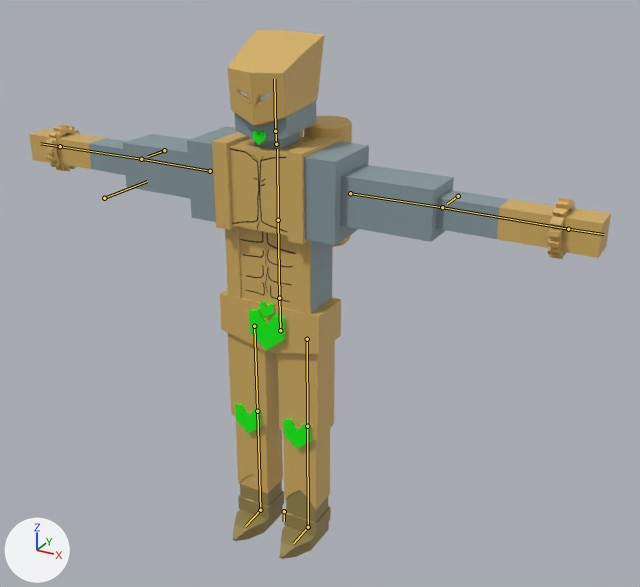
Renders of the Blender file Models/DIO/The World.blend from each side of a commit.
Both versions are drawn from a 50 mm camera at (1.57, -2.54, 2.34) aimed at (0.14, 0.04, 1.04). The axes (+X, +Y, +Z) are drawn at lower left. The lights are the same throughout. The bones that bend it are drawn over the model as lines.

In view in the first picture: 'The World'.
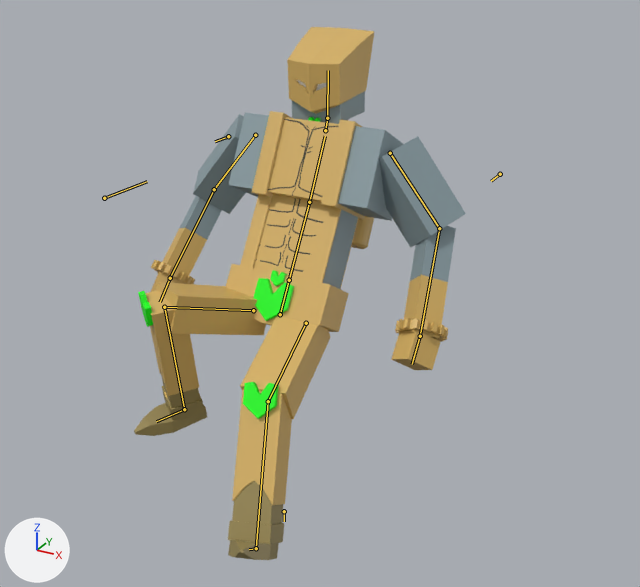
The newer file adds an action. The first version stands in its rest pose; the second is drawn at frame 1 of the action 'Move_B'.

Diff of the bpy script that builds the scene:
```diff
--- a/Models/DIO/The World.blend.py
+++ b/Models/DIO/The World.blend.py
@@ bone_hand_ik_r @@
 bone_hand_ik_r = bpy.data.objects['root'].pose.bones['hand_IK.R']  # child of 'root'
-bone_hand_ik_r.location = (0.0, 0.0, 0.0)
-bone_hand_ik_r.rotation_quaternion = (1.0, 0.0, 0.0, 0.0)  # degrees (0, 0, 0)
+bone_hand_ik_r.location = (0.044, -0.471, -0.488)
+bone_hand_ik_r.rotation_quaternion = (0.714, -0.535, 0.028, 0.45)  # degrees (-60, 31, 46)
@@ bone_foot_ik_l @@
 bone_foot_ik_l = bpy.data.objects['root'].pose.bones['foot_IK.L']  # child of 'root'
-bone_foot_ik_l.location = (0.0, 0.0, 0.0)
-bone_foot_ik_l.rotation_quaternion = (1.0, 0.0, 0.0, 0.0)  # degrees (0, 0, 0)
+bone_foot_ik_l.location = (-0.143, 0.597, 0.383)
+bone_foot_ik_l.rotation_quaternion = (0.932, 0.318, 0.056, 0.163)  # degrees (38, 0, 20)
@@ bone_knee_ik_l @@
 bone_knee_ik_l = bpy.data.objects['root'].pose.bones['knee_IK.L']  # child of 'root'
-bone_knee_ik_l.location = (0.0, 0.0, 0.0)
+bone_knee_ik_l.location = (-0.179, 0.803, 0.287)
@@ bone_foot_ik_r @@
 bone_foot_ik_r = bpy.data.objects['root'].pose.bones['foot_IK.R']  # child of 'root'
-bone_foot_ik_r.location = (0.0, 0.0, 0.0)
-bone_foot_ik_r.rotation_quaternion = (1.0, 0.0, 0.0, 0.0)  # degrees (0, 0, 0)
+bone_foot_ik_r.location = (0.182, 0.228, 0.556)
+bone_foot_ik_r.rotation_quaternion = (0.969, -0.062, 0.015, -0.24)  # degrees (-7, 0, -28)
@@ bone_knee_ik_r @@
 bone_knee_ik_r = bpy.data.objects['root'].pose.bones['knee_IK.R']  # child of 'root'
-bone_knee_ik_r.location = (0.0, 0.0, 0.0)
+bone_knee_ik_r.location = (0.653, 0.662, 0.39)
@@ bone_arm_ik_l @@
 bone_arm_ik_l = bpy.data.objects['root'].pose.bones['arm_IK.L']  # child of 'root'
-bone_arm_ik_l.location = (0.0, 0.0, 0.0)
+bone_arm_ik_l.location = (0.0, -0.441, -0.037)
@@ bone_arm_ik_r @@
 bone_arm_ik_r = bpy.data.objects['root'].pose.bones['arm_IK.R']  # child of 'root'
-bone_arm_ik_r.location = (0.0, 0.0, 0.0)
+bone_arm_ik_r.location = (0.0, -0.441, -0.037)
@@ bone_hand_ik_l @@
 bone_hand_ik_l = bpy.data.objects['root'].pose.bones['hand_IK.L']  # child of 'root'
-bone_hand_ik_l.location = (0.0, 0.0, 0.0)
-bone_hand_ik_l.rotation_quaternion = (1.0, 0.0, 0.0, 0.0)  # degrees (0, 0, 0)
+bone_hand_ik_l.location = (-0.044, -0.471, -0.488)
+bone_hand_ik_l.rotation_quaternion = (0.714, -0.535, -0.028, -0.45)  # degrees (-60, -31, -46)
@@ bone_hips @@
 bone_hips = bpy.data.objects['root'].pose.bones['hips']  # child of 'root'
-bone_hips.location = (0.0, 0.0, 0.0)
-bone_hips.rotation_quaternion = (1.0, 0.0, 0.0, 0.0)  # degrees (0, 0, 0)
+bone_hips.location = (0.0, 0.066, 0.0)
+bone_hips.rotation_quaternion = (0.962, -0.273, 0.0, 0.0)  # degrees (-32, 0, 0)
@@ bone_lower_torso @@
 bone_lower_torso = bpy.data.objects['root'].pose.bones['lower_torso']  # child of 'hips'
-bone_lower_torso.rotation_quaternion = (1.0, 0.0, 0.0, 0.0)  # degrees (0, 0, 0)
+bone_lower_torso.rotation_quaternion = (1.0, 0.009, 0.0, 0.0)  # degrees (1, 0, 0)
@@ bone_upper_torso @@
 bone_upper_torso = bpy.data.objects['root'].pose.bones['upper_torso']  # child of 'lower_torso'
-bone_upper_torso.rotation_quaternion = (1.0, 0.0, 0.0, 0.0)  # degrees (0, 0, 0)
+bone_upper_torso.rotation_quaternion = (1.0, 0.029, 0.0, 0.0)  # degrees (3, 0, 0)
@@ bone_upper_arm_l @@
 bone_upper_arm_l = bpy.data.objects['root'].pose.bones['upper_arm.L']  # child of 'upper_torso'
-bone_upper_arm_l.location = (0.0, 0.0, 0.0)
+bone_upper_arm_l.location = (-0.081, -0.001, -0.014)
@@ bone_upper_arm_r @@
 bone_upper_arm_r = bpy.data.objects['root'].pose.bones['upper_arm.R']  # child of 'upper_torso'
-bone_upper_arm_r.location = (0.0, 0.0, 0.0)
+bone_upper_arm_r.location = (0.081, -0.001, -0.014)
```

Pixel boxes [x1, y1, x2, y2] of what changed, in the pictures (640 x 587 px):
'The World', posed (43% narrower)
    before: [29, 30, 611, 559]
    after: [134, 27, 466, 560]
bone 'hand_IK.R', root to tip
    before: (60, 146) to (43, 144)
    after: (170, 278) to (161, 298)
bone 'arm_IK.L', root to tip
    before: (458, 196) to (447, 204)
    after: (500, 174) to (491, 181)
bone 'arm_IK.R', root to tip
    before: (164, 150) to (148, 156)
    after: (228, 136) to (215, 141)
bone 'hand_IK.L', root to tip
    before: (568, 229) to (599, 233)
    after: (420, 336) to (413, 360)
bone 'hips', root to tip
    before: (280, 330) to (279, 298)
    after: (280, 314) to (289, 280)
bone 'lower_torso', root to tip
    before: (279, 298) to (278, 220)
    after: (289, 280) to (309, 202)
bone 'upper_torso', root to tip
    before: (278, 220) to (277, 149)
    after: (309, 202) to (325, 136)
bone 'upper_arm.L', root to tip
    before: (350, 193) to (442, 207)
    after: (390, 153) to (439, 228)
bone 'upper_arm.R', root to tip
    before: (210, 171) to (141, 159)
    after: (255, 135) to (214, 189)
